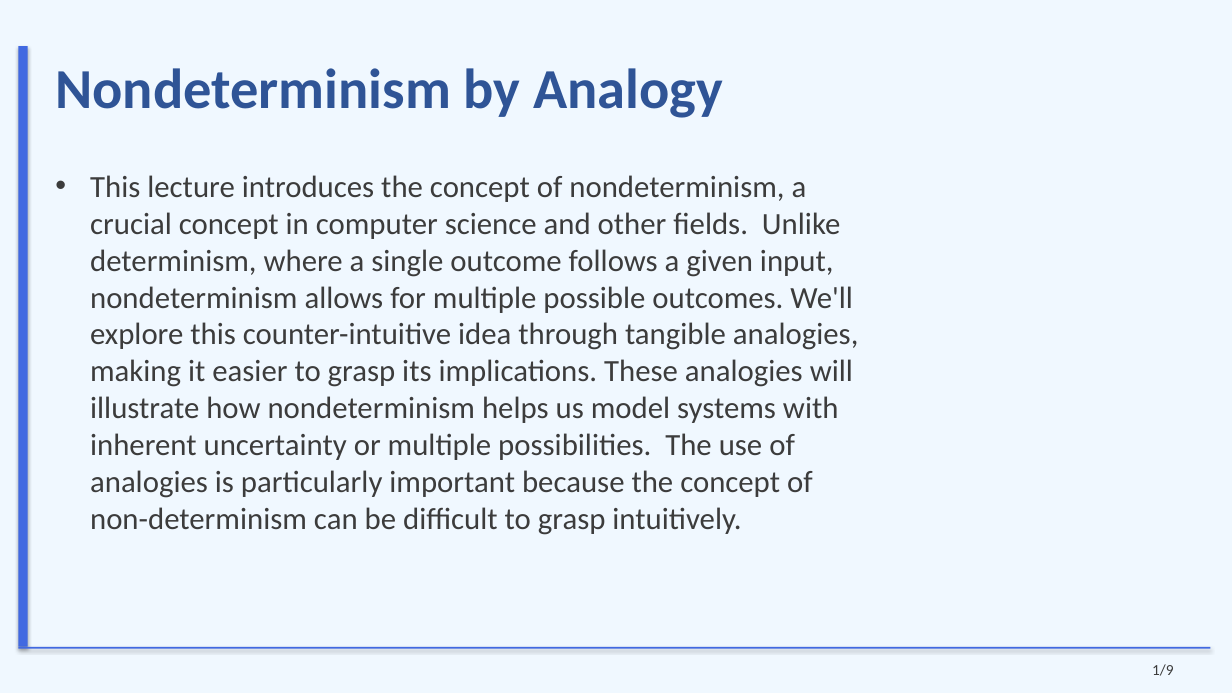
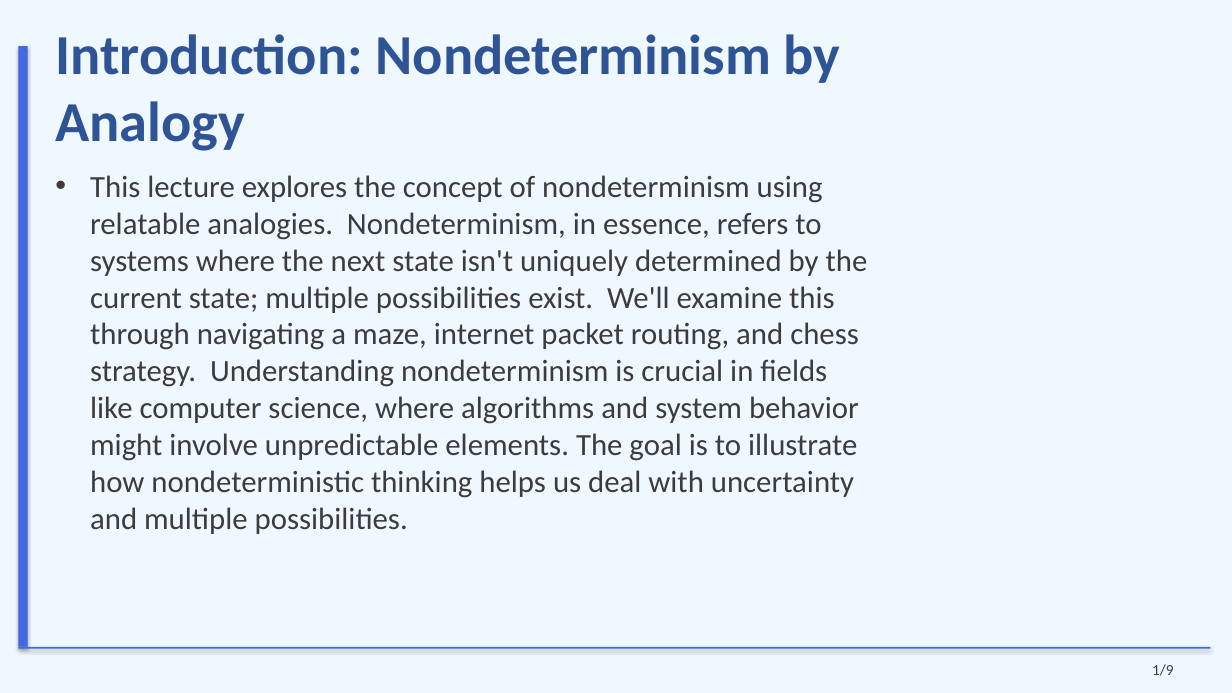
Before and after one commit to sanskarsri26/pdf-to-lecture, a slide deck: slide 1 of Styled_Slides.pptx. Drawn at 1232x693 pixels with LibreOffice and Linux fonts; fonts in the diff are those of the drawing. Boxes give left, top, right and bottom in pixels: in the first picture for what was removed or moved away, otherwise in the second. Text is boxed around its words. In the diff, an @@ line names an element or a change of style, - is before the commit and + after.

```diff
--- a/Styled_Slides.pptx
+++ b/Styled_Slides.pptx
@@ title at <box>55,34,841,151</box>: text changed @@
-Nondeterminism by Analogy
+Introduction: Nondeterminism by Analogy
@@ text at <box>90,175,868,534</box>: text changed @@
-• This lecture introduces the concept of nondeterminism, a crucial concept in computer science and other fields. Unlike determinism, where a single outcome follows a given input, nondeterminism allows for multiple possible outcomes. We'll explore this counter-intuitive idea through tangible analogies, making it easier to grasp its implications. These analogies will illustrate how nondeterminism helps us model systems with inherent uncertainty or multiple possibilities. The use of analogies is particularly important because the concept of non-determinism can be difficult to grasp intuitively.
+• This lecture explores the concept of nondeterminism using relatable analogies. Nondeterminism, in essence, refers to systems where the next state isn't uniquely determined by the current state; multiple possibilities exist. We'll examine this through navigating a maze, internet packet routing, and chess strategy. Understanding nondeterminism is crucial in fields like computer science, where algorithms and system behavior might involve unpredictable elements. The goal is to illustrate how nondeterministic thinking helps us deal with uncertainty and multiple possibilities.
```
Also in this commit, not shown: 7 other slides changed, 1 slide added, 1 slide removed, 21 other files.
